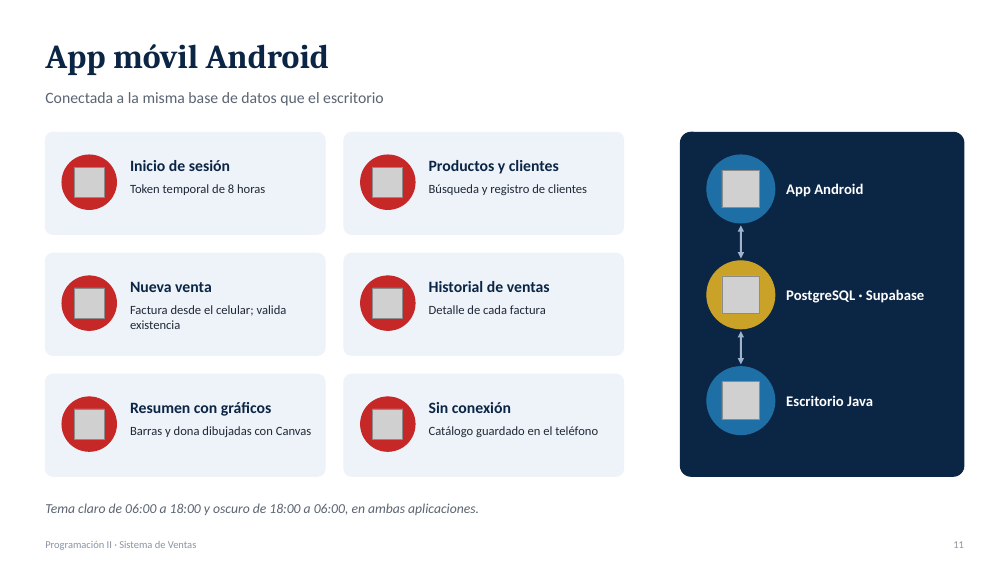
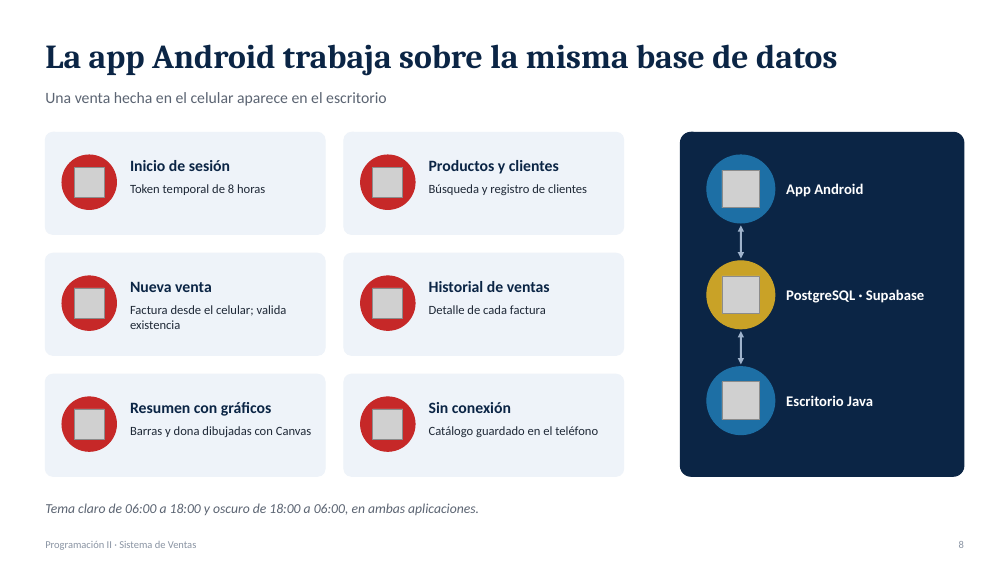
Before and after one commit to jzetinob/sistema-ventas, a slide deck: slide 8 of tareas/07-revision-avance-proyecto/presentacion-avance-sistema-ventas.pptx (slide 11 before the commit). Drawn at 1008x567 pixels with LibreOffice and Linux fonts; fonts in the diff are those of the drawing; grey boxes stand for pictures. Boxes give left, top, right and bottom in pixels: in the first picture for what was removed or moved away, otherwise in the second. Text is boxed around its words. In the diff, an @@ line names an element or a change of style, - is before the commit and + after.

```diff
--- a/tareas/07-revision-avance-proyecto/presentacion-avance-sistema-ventas.pptx
+++ b/tareas/07-revision-avance-proyecto/presentacion-avance-sistema-ventas.pptx
@@ text at [45,44,837,76]: text changed @@
-App móvil Android
+La app Android trabaja sobre la misma base de datos
@@ text at [45,92,387,106]: text changed @@
-Conectada a la misma base de datos que el escritorio
+Una venta hecha en el celular aparece en el escritorio
@@ text at [959,541,964,548]: text changed @@
-11
+8
```
Also in this commit, not shown: 8 other slides changed, 6 slides removed, 2 other files.
